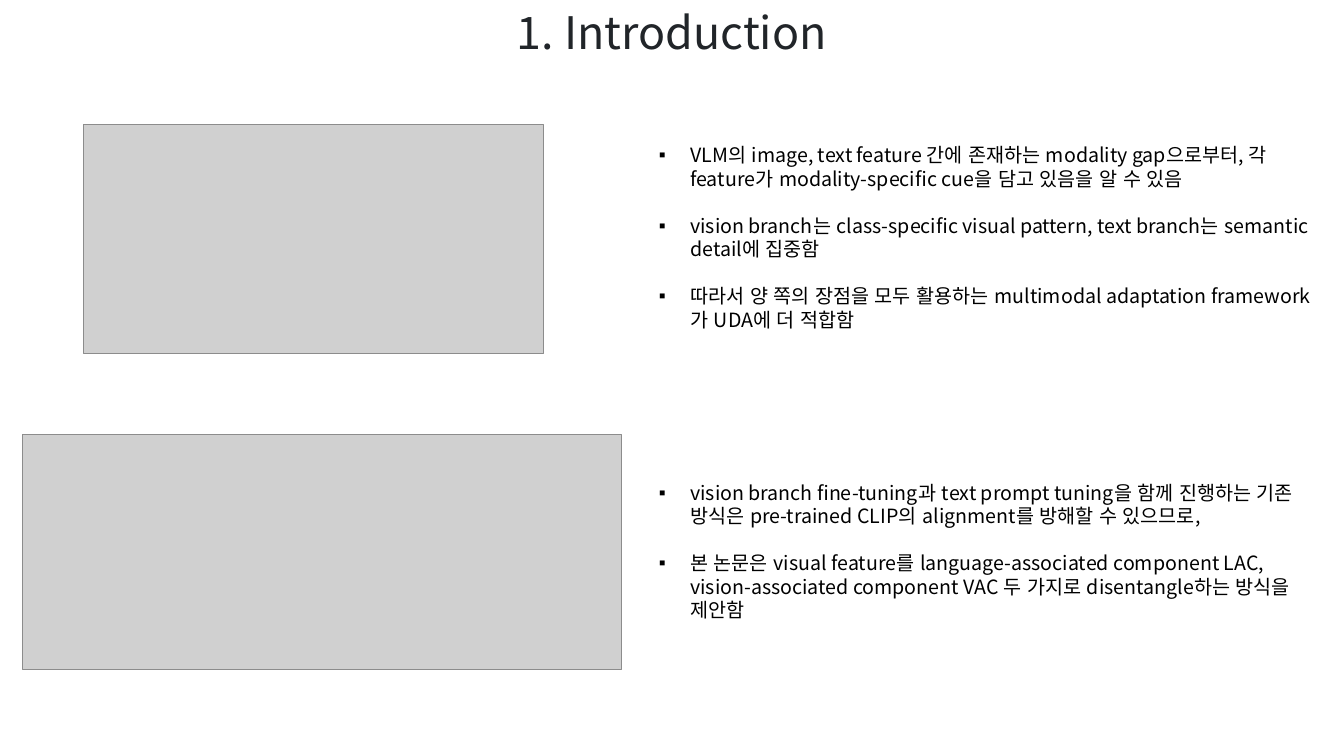
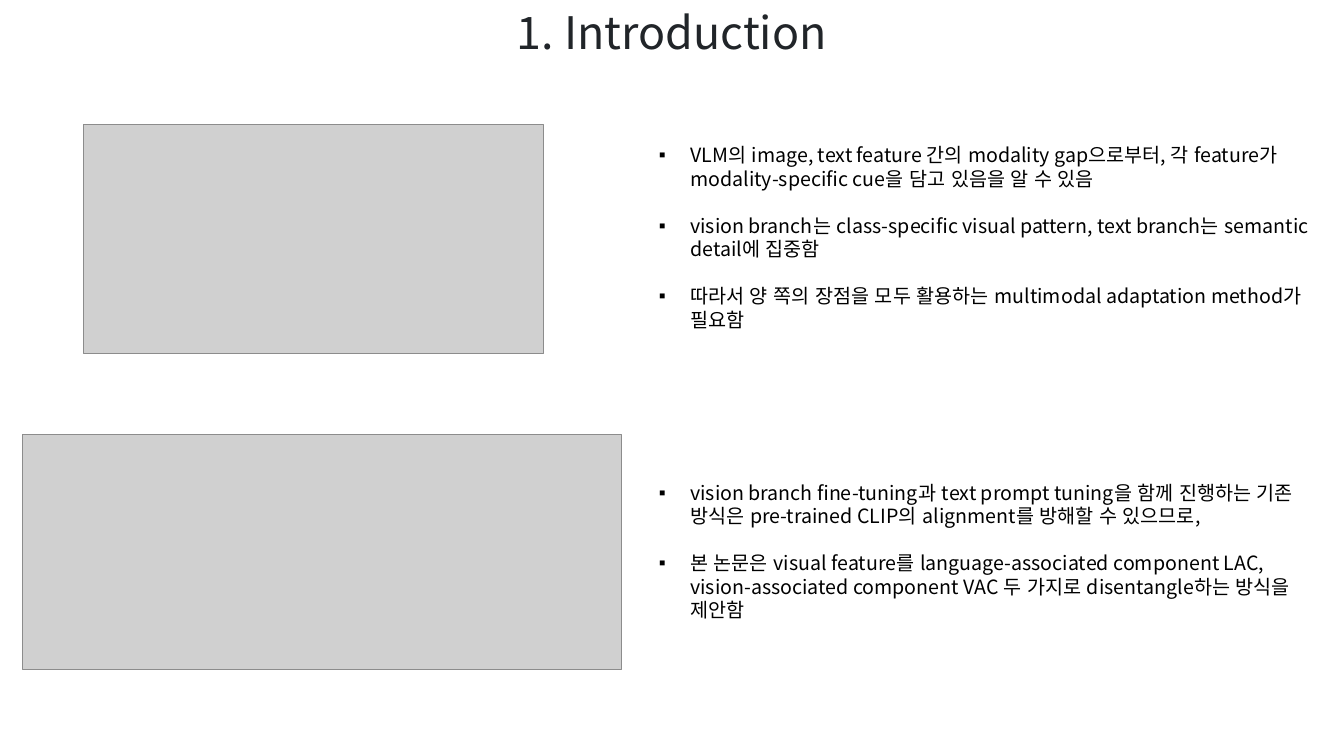
Before and after one commit to hbcho03/cvpr, a slide deck: slide 19 of CVPR/논문/DA(ECCV) PPT.pptx. Drawn at 1344x756 pixels with LibreOffice and Linux fonts; fonts in the diff are those of the drawing; grey boxes stand for pictures. Boxes give left, top, right and bottom in pixels: in the first picture for what was removed or moved away, otherwise in the second. Text is boxed around its words. In the diff, an @@ line names an element or a change of style, - is before the commit and + after.

```diff
--- a/CVPR/논문/DA(ECCV) PPT.pptx
+++ b/CVPR/논문/DA(ECCV) PPT.pptx
@@ text at (690,145,1277,191): text changed @@
-▪ VLM의 image, text feature 간에 존재하는 modality gap으로부터, 각 feature가 modality-specific cue을 담고 있음을 알 수 있음
+▪ VLM의 image, text feature 간의 modality gap으로부터, 각 feature가 modality-specific cue을 담고 있음을 알 수 있음
@@ text at (690,286,1302,329): text changed @@
-▪ 따라서 양 쪽의 장점을 모두 활용하는 multimodal adaptation framework가 UDA에 더 적합함
+▪ 따라서 양 쪽의 장점을 모두 활용하는 multimodal adaptation method가 필요함
```
Also in this commit, not shown: 14 other slides changed.
